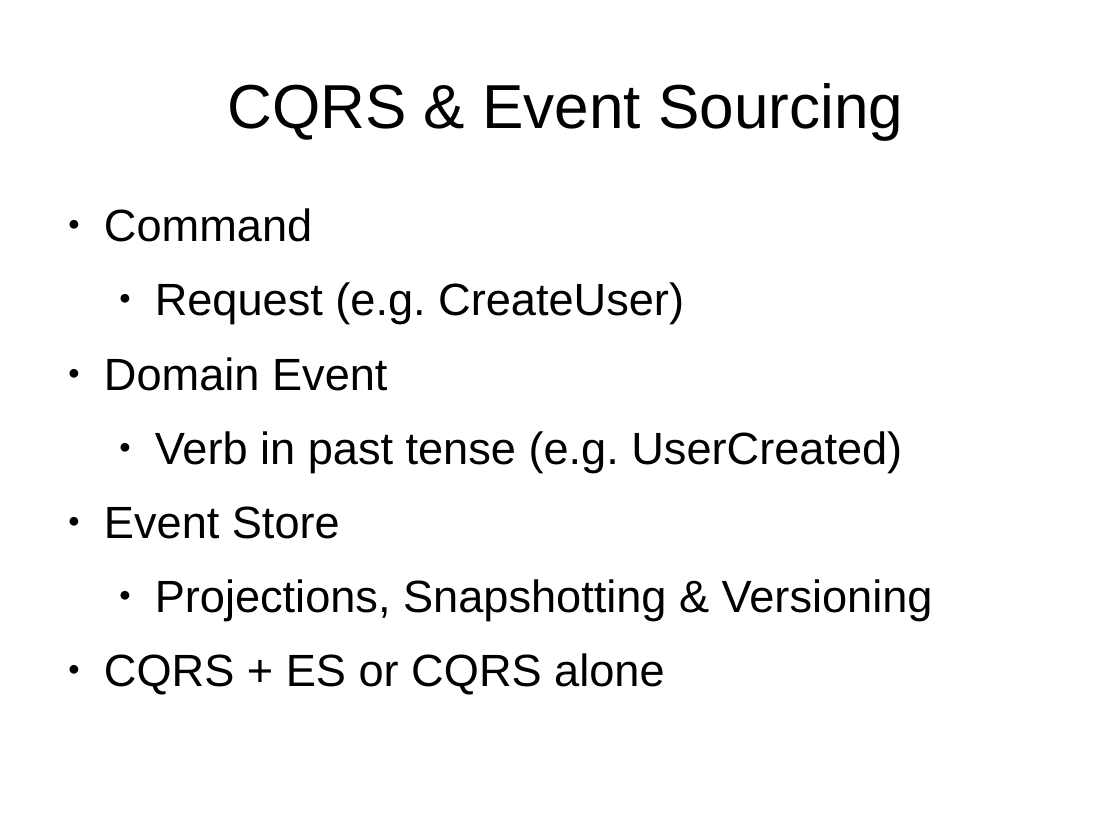
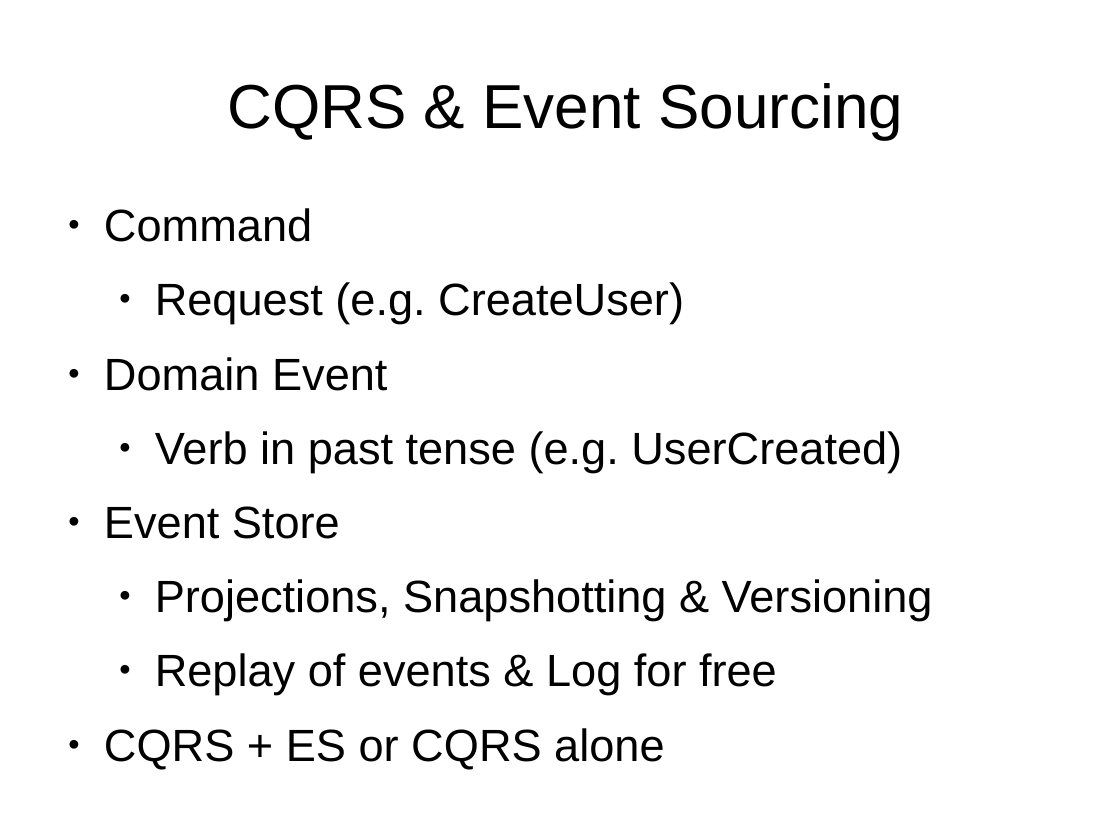
Before and after one commit to ijrussell/DDDEA2019-StrategicDDD, a slide deck: slide 15 of strategic-ddd.pptx. Drawn at 1120x840 pixels with LibreOffice and Linux fonts; fonts in the diff are those of the drawing. Boxes give left, top, right and bottom in pixels: in the first picture for what was removed or moved away, otherwise in the second. Text is boxed around its words. In the diff, an @@ line names an element or a change of style, - is before the commit and + after.

```diff
--- a/strategic-ddd.pptx
+++ b/strategic-ddd.pptx
@@ text at bbox=[155, 653, 777, 695]: paragraph added @@
+  ● Replay of events & Log for free
```
Also in this commit, not shown: 1 other file.
